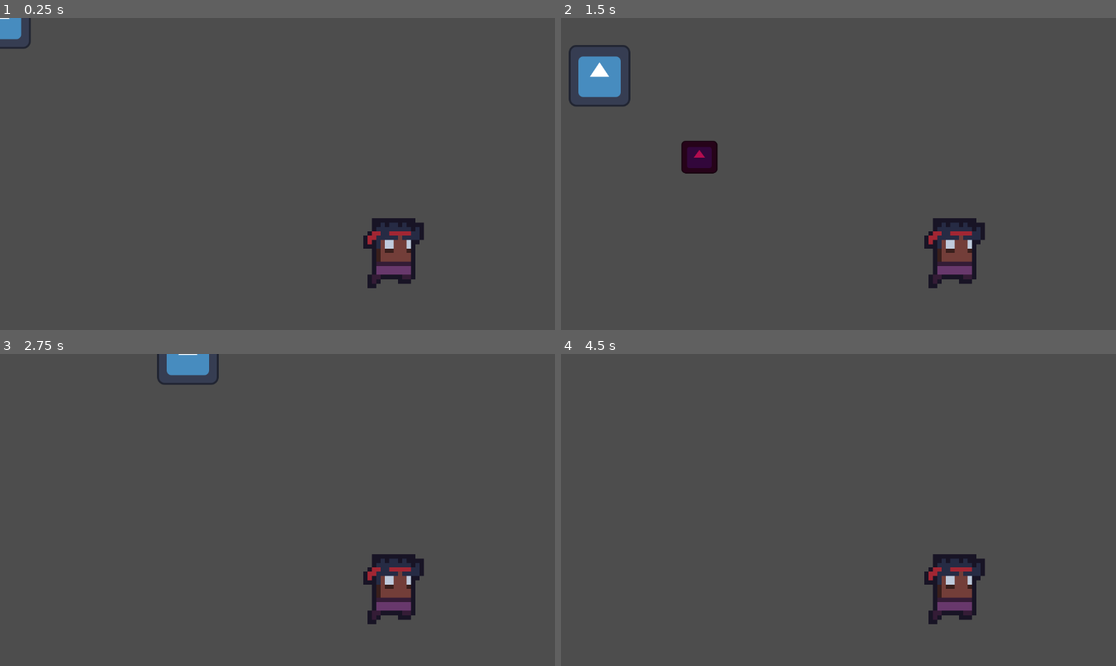
Above: before the commit, frames 1-4 (two rows, left to right).
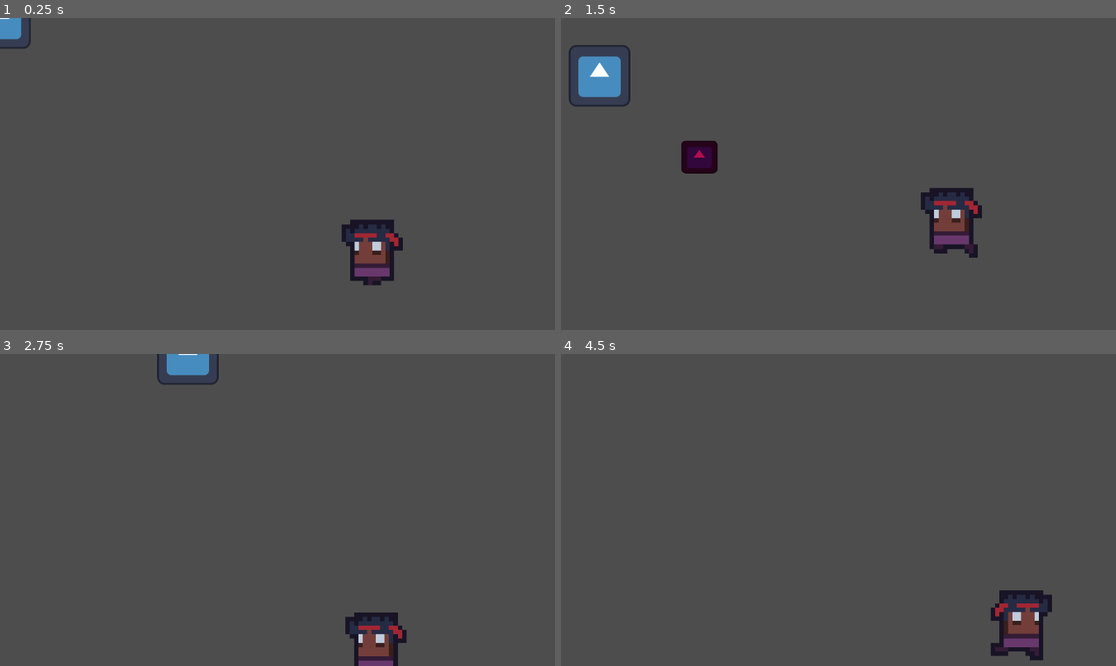
Above: after the commit, the same moments.

Repository: samithShetty/49er-Fall-2023-Game-Jam
Game: Godot game, scene res://Main.tscn
Same seed, same stepped clock (60 frames per second), same inputs: the game is played once before the commit and once after it. The engine's default icon, where the game draws it, is replaced by a stand-in: a white triangle on a blue panel in a dark square.
Inputs (mouse positions are in pixels of both pictures, inside the frame that each line leads up to):
- Up to frame 1 (0.25 s): no input
- Up to frame 2 (1.5 s): move the mouse to (960, 158) at 0.52 s; press the mouse at (960, 158) at 0.53 s; hold D (move_right) 0.53-1.28 s; move the mouse to (727, 189) at 1.27 s; release the mouse at (727, 189) at 1.28 s; hold S (move_down) from 1.28 s (still down); click (727, 189) at 1.35 s
- Up to frame 3 (2.75 s): move the mouse to (333, 441) at 2.02 s; release S (move_down) at 2.03 s; press the mouse at (333, 441) at 2.03 s; hold D (move_right) from 2.03 s (still down)
- Up to frame 4 (4.5 s): move the mouse to (810, 572) at 2.77 s; release D (move_right) at 2.78 s; release the mouse at (810, 572) at 2.78 s; hold W (move_up) 2.78-3.53 s; click (810, 572) at 2.85 s; move the mouse to (1005, 556) at 3.52 s; press the mouse at (1005, 556) at 3.53 s; hold A (move_left) from 3.53 s (still down); move the mouse to (672, 463) at 4.27 s; release the mouse at (672, 463) at 4.28 s; click (672, 463) at 4.35 s

The runs differ from the first frame. In frame 1, 2.2% of the frame differs, in the area x 61-77%, y 64-87%; in frame 2, 2.6%; in frame 3, 3.2%; in frame 4, 3.7%, in the area x 65-89%, y 64-99%.

Commit message:
Implemented Roaming and Tweaked Boomerang Backstab check

Diff:
--- a/NPC/NPC.gd
+++ b/NPC/NPC.gd
@@ -4,6 +4,7 @@
 var player: CharacterBody2D
 var is_aggro: bool = false
 var chase_direction : Vector2
+var target_location: Vector2
 @export var move_speed: float
 @onready var sprite = $AnimatedSprite2D
 @onready var nav_agent = $NavigationAgent2D
@@ -11,11 +12,19 @@
 func _ready():
 	player = get_node("../Player")
 	print(player)
+	set_roam_target()
+	print(is_aggro)
 
 func _process(delta):
+	print(is_aggro)
 	if is_aggro:
-		chase_direction = (player.position - position).normalized()
-		velocity = chase_direction * move_speed
+		target_location = player.position
+
+	elif position.distance_squared_to(target_location) < 200:
+		set_roam_target()
+
+	chase_direction = (target_location - position).normalized()
+	velocity = chase_direction * move_speed
 	update_sprite()
 
 func _physics_process(delta):
@@ -26,11 +35,15 @@
 	if velocity:
 		sprite.play("run")
 
-
 func _on_area_2d_body_entered(body):
 	if body.name == "Boomerang":
 		if is_aggro:
-			if abs(rad_to_deg(chase_direction.angle_to(body.velocity))) < 15:
+			if chase_direction.dot(body.velocity) > 0:
 				queue_free()
+			else:
+				pass
 		else:
 			is_aggro = true
+
+func set_roam_target():
+	target_location = position + randi_range(200, 500)*Vector2.from_angle(randf()*2*PI)
--- a/NPC/NPC.tscn
+++ b/NPC/NPC.tscn
@@ -95,7 +95,7 @@
 scale = Vector2(9.0625, 9.0625)
 sprite_frames = SubResource("SpriteFrames_vb4j4")
 animation = &"run"
-frame_progress = 0.0894616
+frame_progress = 0.867646
 
 [node name="NavigationAgent2D" type="NavigationAgent2D" parent="."]
 
